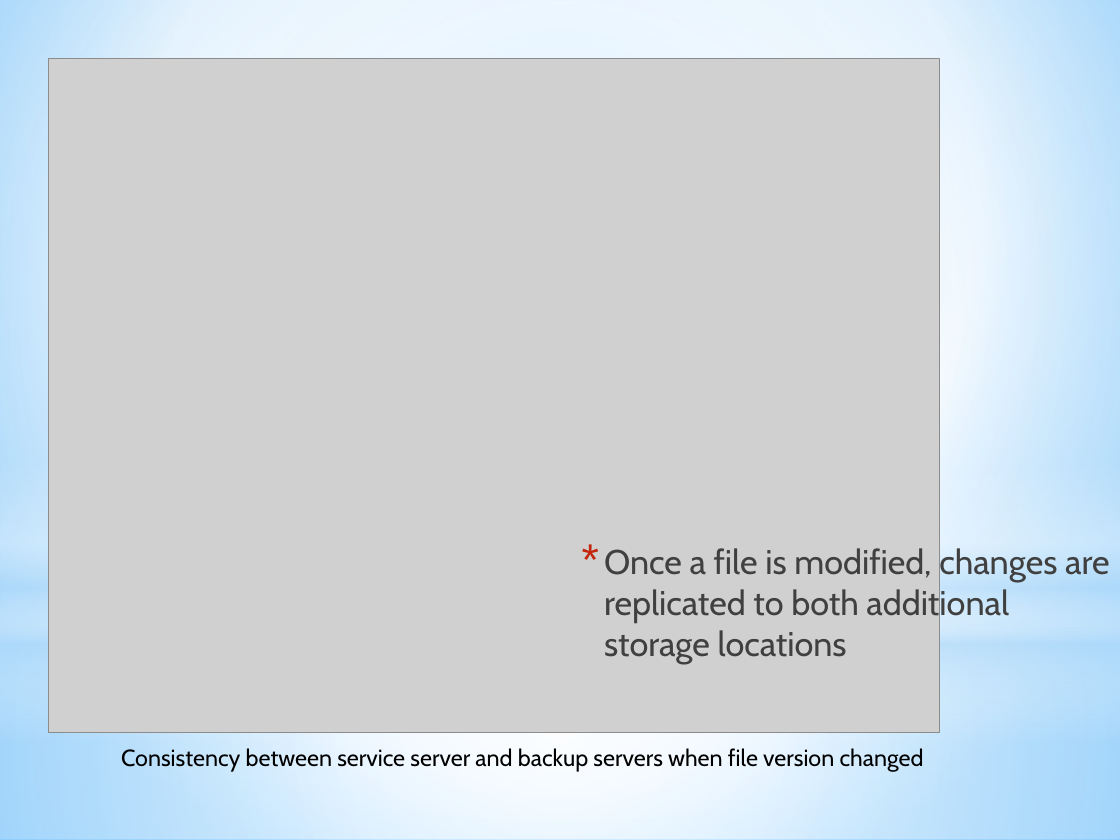
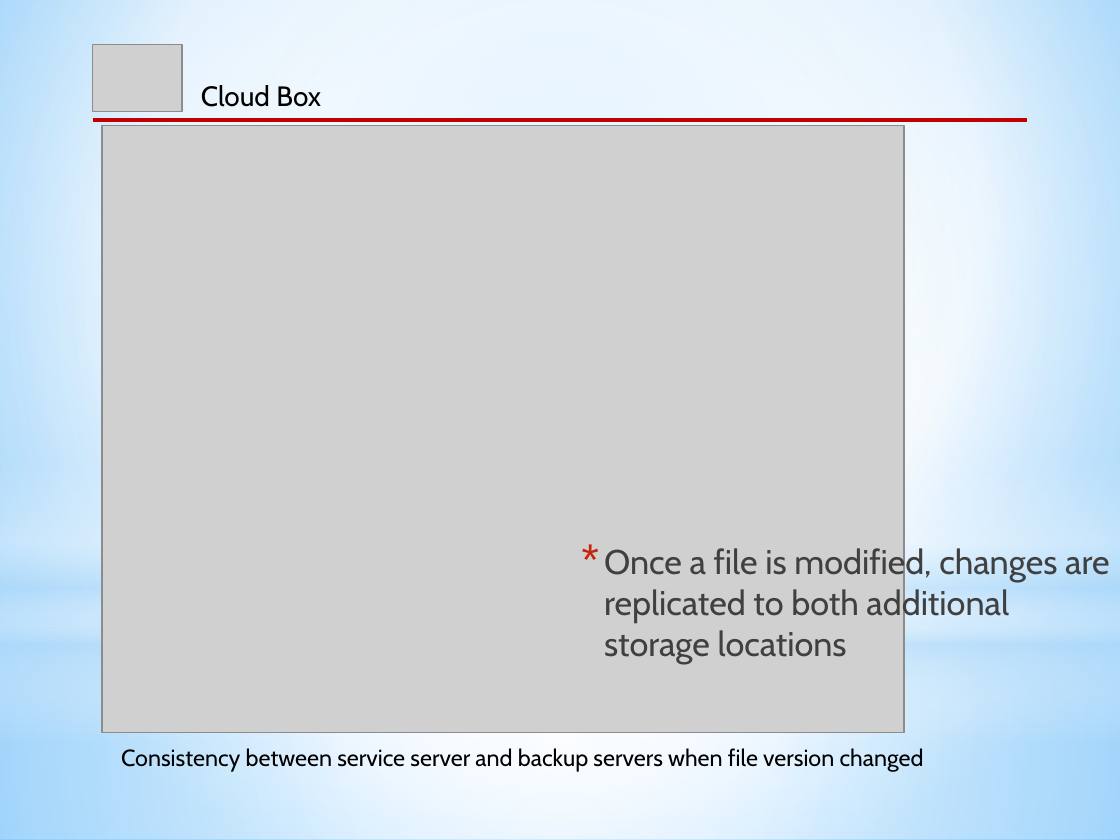
Before and after one commit to CICS525Project/DropboxImpl, a slide deck: slide 8 of Cloud Box_ppt.pptx. Drawn at 1120x840 pixels with LibreOffice and Linux fonts; fonts in the diff are those of the drawing; grey boxes stand for pictures. Boxes give left, top, right and bottom in pixels: in the first picture for what was removed or moved away, otherwise in the second. Text is boxed around its words. In the diff, an @@ line names an element or a change of style, - is before the commit and + after.

```diff
--- a/Cloud Box_ppt.pptx
+++ b/Cloud Box_ppt.pptx
@@ picture added at bbox=[93, 44, 183, 111] @@
@@ text added at bbox=[201, 85, 321, 107], 18 pt, text #000000 @@
+Cloud Box
@@ line added from (93, 120) to (1027, 120), #C00000 2.5 pt @@
@@ picture: place and size @@
-picture at bbox=[48, 58, 939, 732]
+picture at bbox=[102, 125, 904, 732]
```
Also in this commit, not shown: 13 other slides changed.
